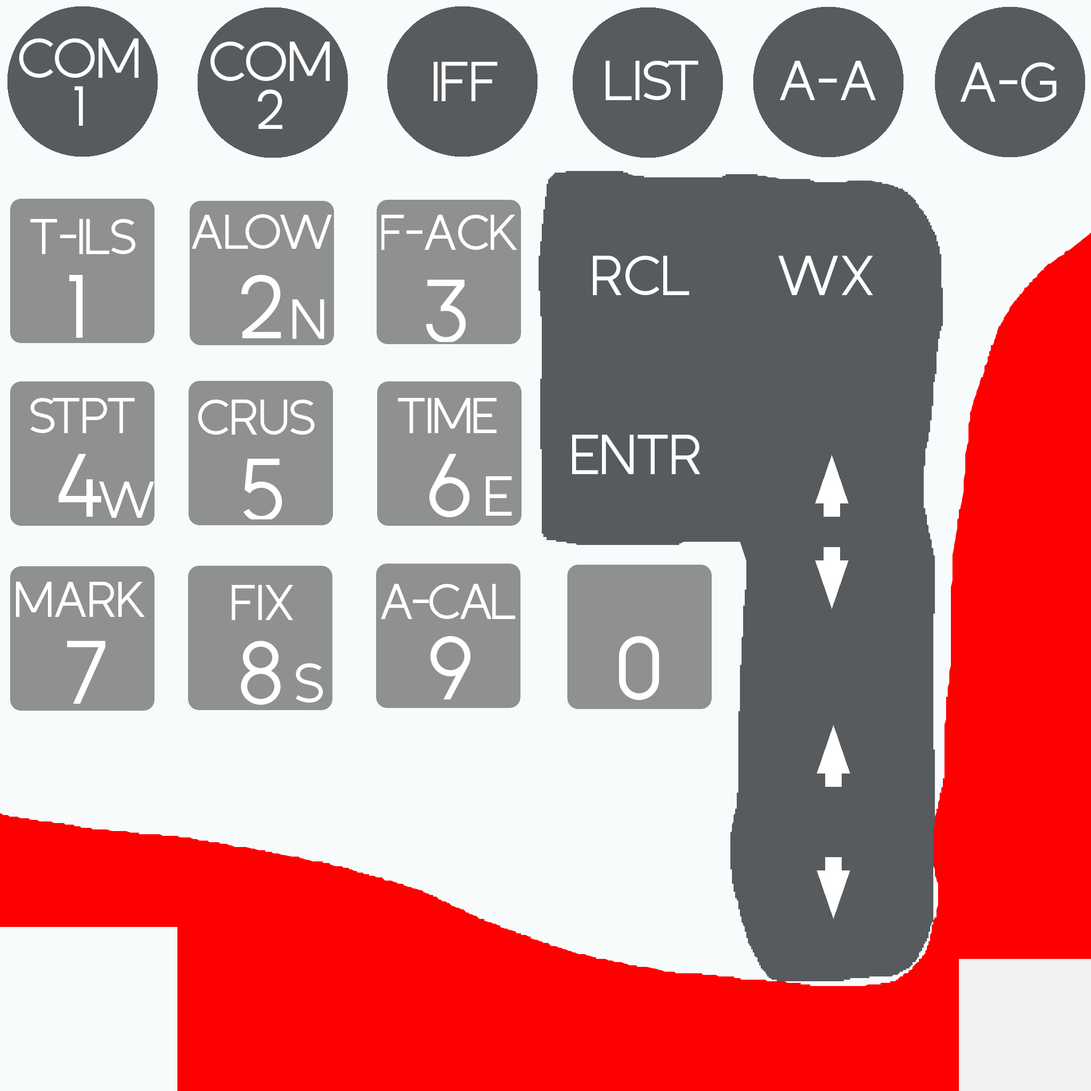
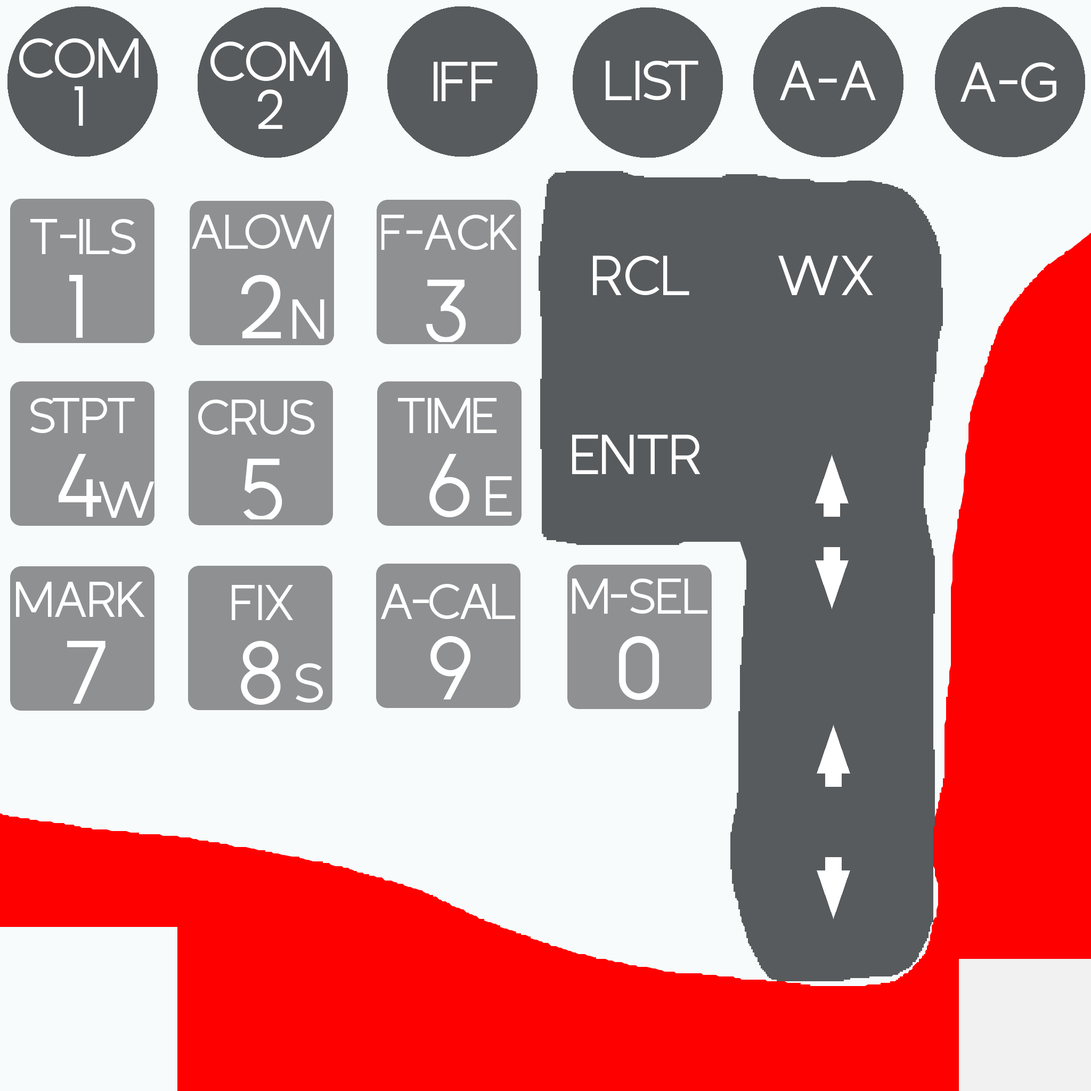
Revision of a layered 1091 x 1091 image; what changed, layer by layer:
added layer "M-SEL" above "F-ACK" over [572, 578, 709, 614]
